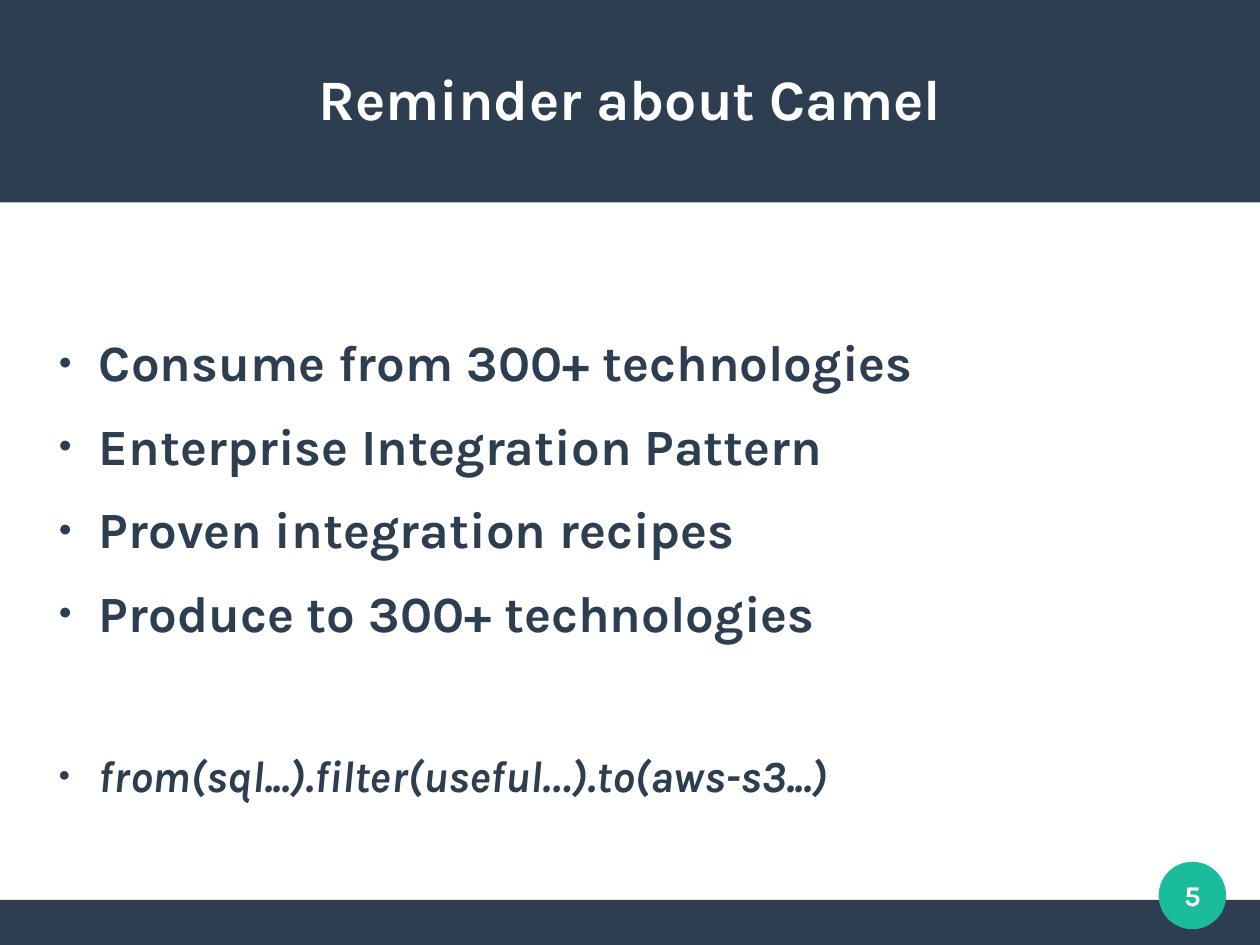
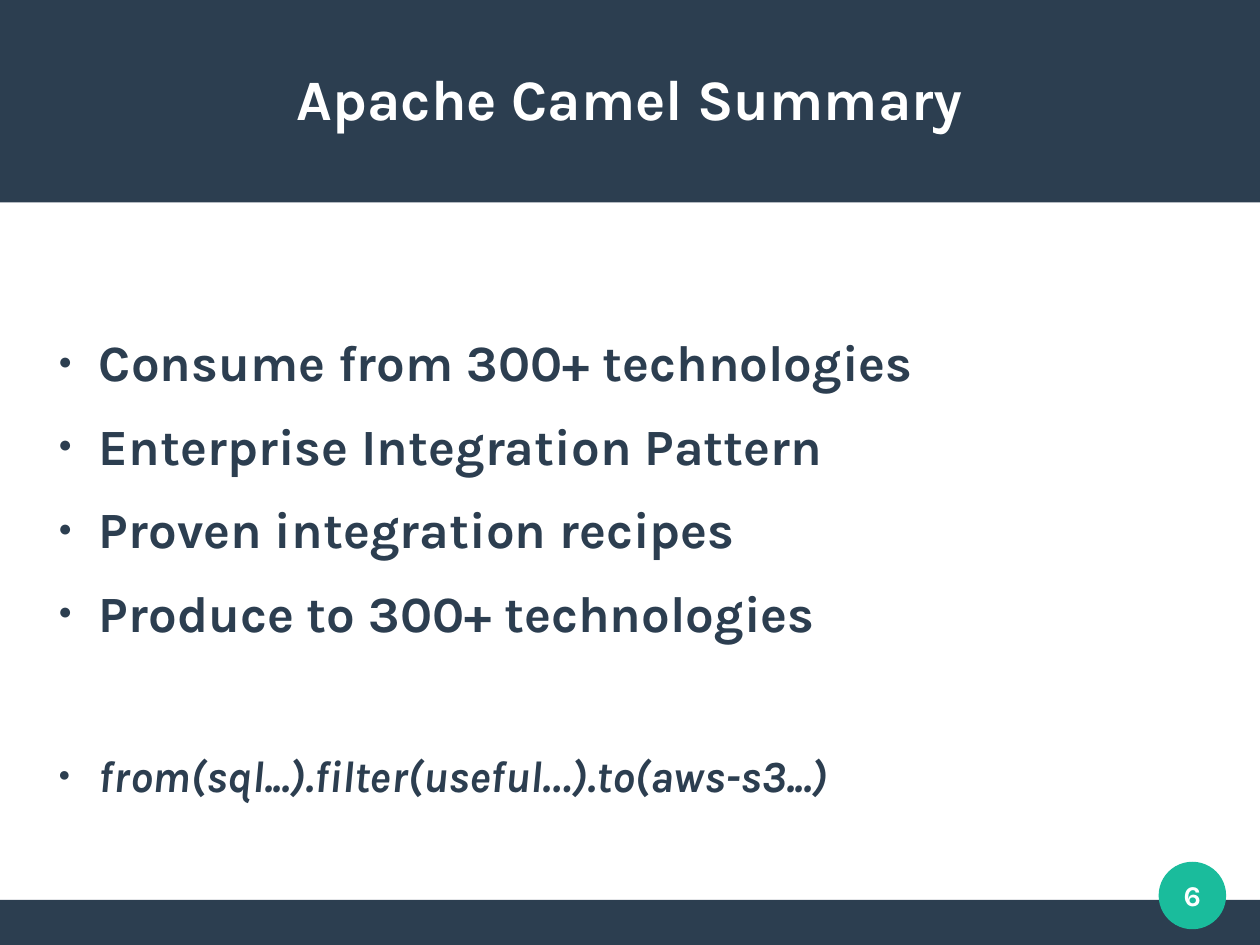
Before and after one commit to aldettinger/integration-in-the-cloud-era-with-camel-quarkus, a slide deck: slide 6 of Integration In The Cloud Era With Camel Quarkus.odp (slide 5 before the commit). Drawn at 1260x945 pixels with LibreOffice and Linux fonts; fonts in the diff are those of the drawing. Boxes give left, top, right and bottom in pixels: in the first picture for what was removed or moved away, otherwise in the second. Text is boxed around its words. In the diff, an @@ line names an element or a change of style, - is before the commit and + after.

```diff
--- a/Integration In The Cloud Era With Camel Quarkus.odp
+++ b/Integration In The Cloud Era With Camel Quarkus.odp
@@ title at (297,80,962,134): text changed @@
-Reminder about Camel
+Apache Camel Summary
@@ page number at (1184,887,1201,907): text changed @@
-5
+6
```
Also in this commit, not shown: 5 other slides changed, 4 slides added, 1 slide removed, 4 other files.
